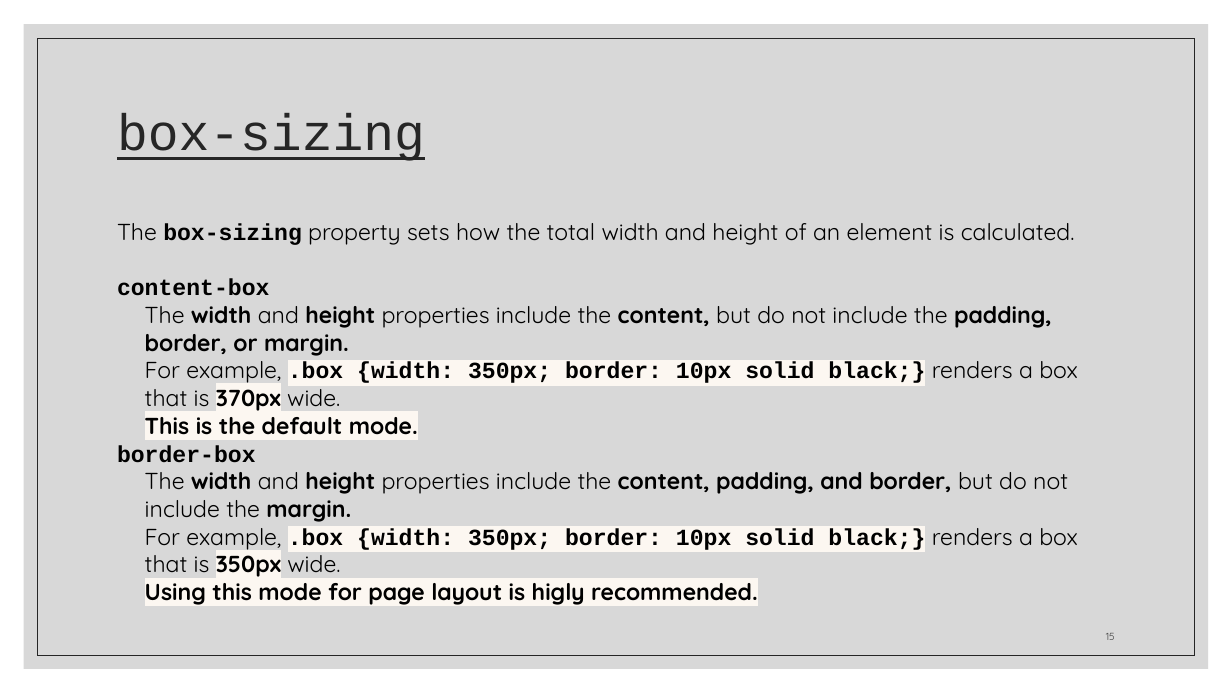
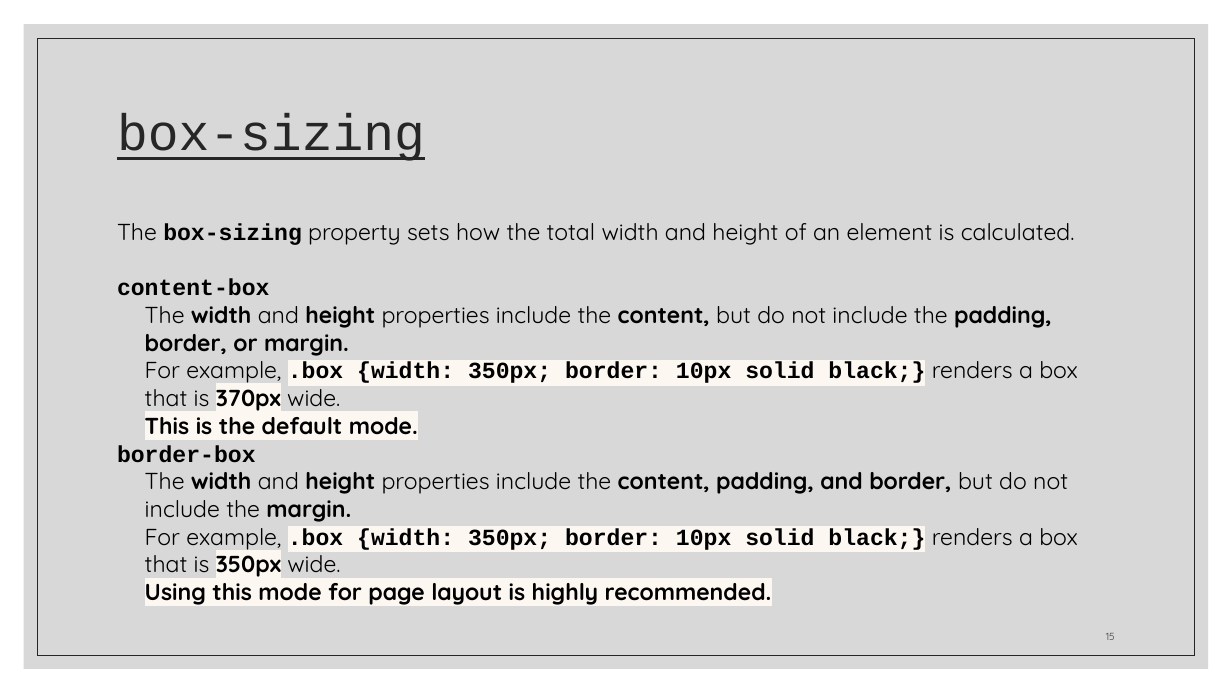
Before and after one commit to zackstotts/base-node-curriculum, a slide deck: slide 15 of unit_00/html_review/03 CSS.pptx. Drawn at 1232x693 pixels with LibreOffice and Linux fonts; fonts in the diff are those of the drawing. Boxes give left, top, right and bottom in pixels: in the first picture for what was removed or moved away, otherwise in the second. Text is boxed around its words. In the diff, an @@ line names an element or a change of style, - is before the commit and + after.

```diff
--- a/unit_00/html_review/03 CSS.pptx
+++ b/unit_00/html_review/03 CSS.pptx
@@ text at <box>145,576,772,605</box>: text changed @@
-  Using this mode for page layout is higly recommended.
+  Using this mode for page layout is highly recommended.
```
Also in this commit, not shown: 9 other slides changed, 20 slides added, 13 slides removed.
